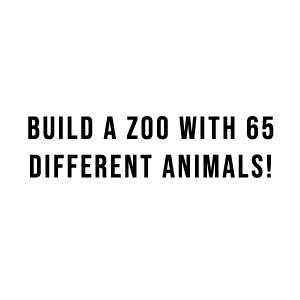
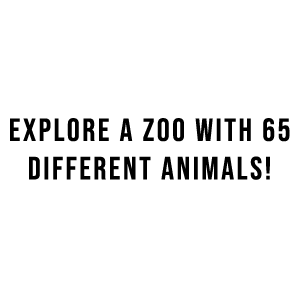
Layers edited between the first and the second (300, 300) image:
renamed "BUILD A ZOO WITH 65 DIFFERENT ANIMALS!" to "EXPLORE A ZOO WITH 65 DIFFERENT ANIMALS!", painted on it over (10, 116, 290, 180)
